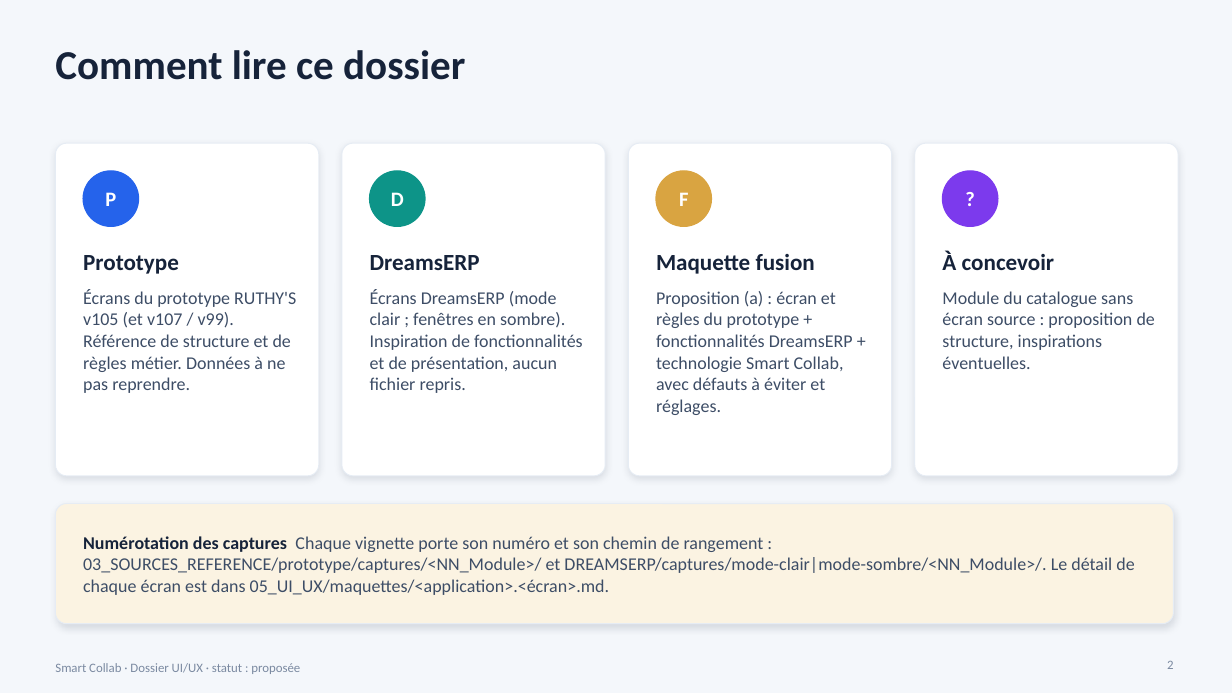
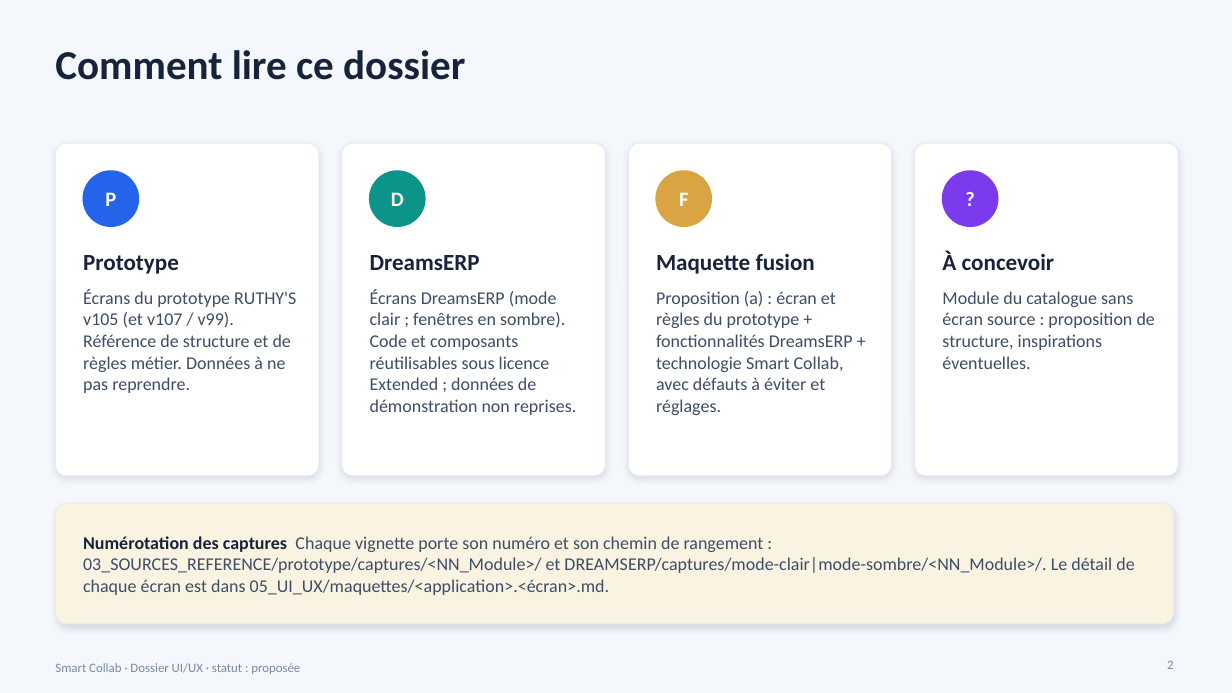
Before and after one commit to Sydney854/smart-collab, a slide deck: slide 2 of 05_UI_UX/DOSSIER_UI_UX_MODULES.pptx. Drawn at 1232x693 pixels with LibreOffice and Linux fonts; fonts in the diff are those of the drawing. Boxes give left, top, right and bottom in pixels: in the first picture for what was removed or moved away, otherwise in the second. Text is boxed around its words. In the diff, an @@ line names an element or a change of style, - is before the commit and + after.

```diff
--- a/05_UI_UX/DOSSIER_UI_UX_MODULES.pptx
+++ b/05_UI_UX/DOSSIER_UI_UX_MODULES.pptx
@@ text at bbox=[370, 289, 576, 415]: text changed @@
-Écrans DreamsERP (mode clair ; fenêtres en sombre). Inspiration de fonctionnalités et de présentation, aucun fichier repris.
+Écrans DreamsERP (mode clair ; fenêtres en sombre). Code et composants réutilisables sous licence Extended ; données de démonstration non reprises.
```
Also in this commit, not shown: 37 other slides changed, 15 other files.
